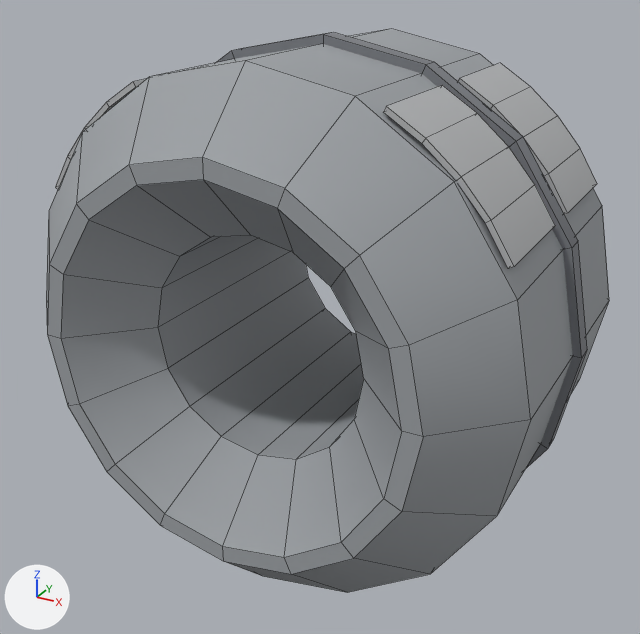
Before and after pictures for a commit that changed the OBJ model assets/models/equipment/cobretty_er1_reactor/LOD1/er1_vessel.obj.
Both versions are drawn from a camera (50 mm lens) standing at (1.62, -3.01, 1.42) and looking at (-0.01, -0.04, -0.07). Every picture has the same lights, and +X, +Y and +Z are marked at lower left. The older version comes first. Mesh edges are drawn as thin lines. Where no turn or scale is listed for an object, it has been applied to the vertices. Vertices at exactly the same position are counted once.

The older version as bpy lines, for what is in view:
```python
me_er1_vessel = bpy.data.meshes.new('er1_vessel')
me_er1_vessel.from_pydata(...)  # 272 vertices, 264 faces; spans x -1.06..1.06, y -0.82..0.82, z -1.06..1.06
# faces by material slot: [64, 128, 72]
me_er1_vessel.materials.append(mat_eq_metal_band)  # grey #7c7e84
me_er1_vessel.materials.append(mat_eq_metal_graphite)  # grey #9ea2a6
me_er1_vessel.materials.append(mat_eq_metal_panel)  # grey #b6b8ba
ob_er1_vessel = bpy.data.objects.new('er1_vessel', me_er1_vessel)
ob_er1_vessel.location = (0.0, 0.0, 0.0)
```
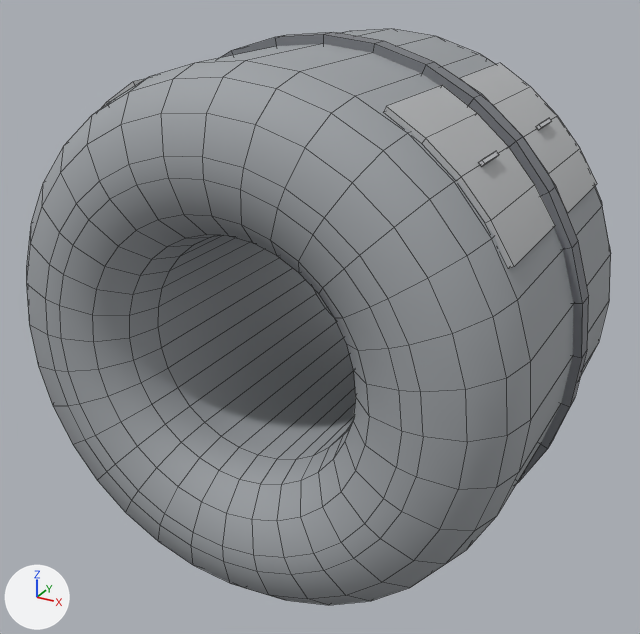
Changed parts and their boxes [x1, y1, x2, y2] in the pictures (640 x 634 px):
'er1_vessel', reshaped
    before: [46, 29, 609, 593]
    after: [26, 29, 611, 605]
part 1 of me_er1_vessel, added
    after: [26, 29, 611, 605]

What the commit changed:
Material 'eq_steel' (mat_eq_steel) is new.
Its base color is (0.58, 0.59, 0.61) (light grey #c8cacd).
Its roughness is 0.654.
me_er1_vessel is used by ob_er1_vessel; location (0.0, 0.0, 0.0).
me_er1_vessel had 272 vertices, 264 faces and spanned x -1.06..1.06, y -0.82..0.82, z -1.06..1.06.
me_er1_vessel now has 752 vertices, 736 faces and spans x -1.06..1.06, y -0.82..0.82, z -1.06..1.06.
me_er1_vessel part 1: 480 vertices added at x -1.04..1.04, y -0.82..0.82, z -1.04..1.04.
me_er1_vessel gains material mat_eq_steel (light grey #c8cacd).
